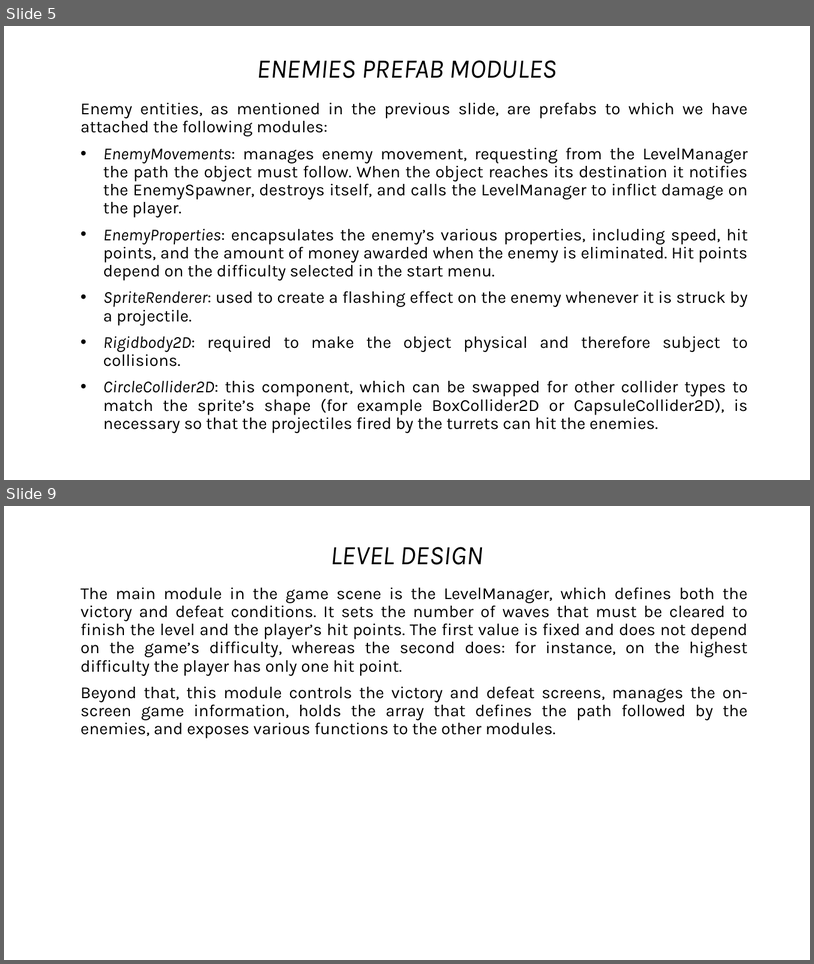
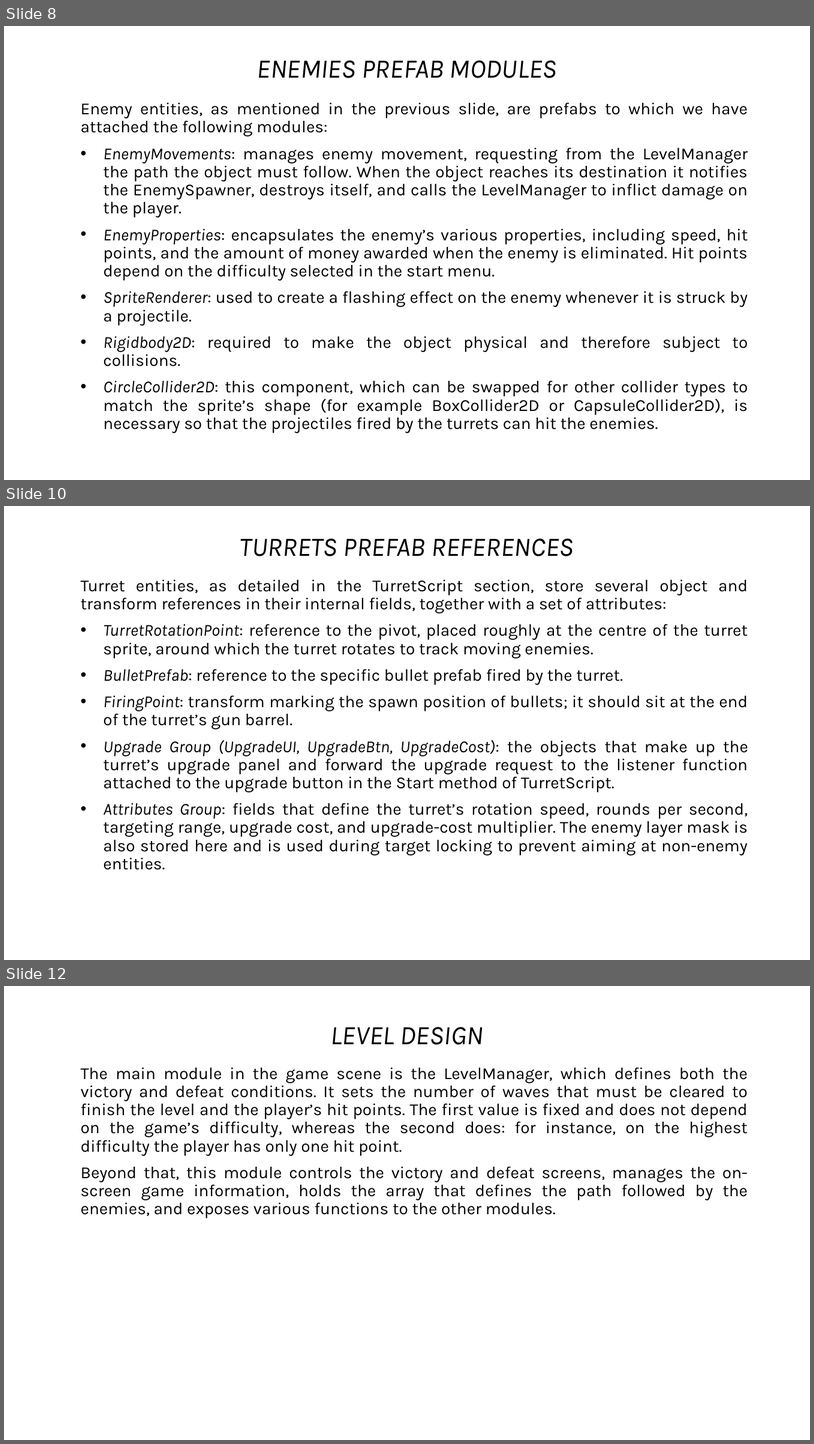
Before and after one commit to DheAnto/TowerDefence, a slide deck: Report Game Dev Eng version.pptx. Shown one above the other, each under a label of ours: slides 5 and 9 before the commit, slides 8, 10 and 12 after it; the slides between them are not shown. The pictures are 814x964 and 814x1444 pixels, drawn with LibreOffice and Linux fonts; fonts in the diff are those of the drawing. Boxes give left, top, right and bottom in pixels: in the first picture for what was removed or moved away, otherwise in the second. Text is boxed around its words. In the diff, an @@ line names an element or a change of style, - is before the commit and + after.

```diff
--- a/Report Game Dev Eng version.pptx
+++ b/Report Game Dev Eng version.pptx
@@ slide 10 added at (4, 506, 810, 960), background #FFFFFF @@
@@ title added at (240, 538, 574, 556), 32 pt, text #000000, italic @@
+TURRETS PREFAB REFERENCES
@@ text added at (81, 579, 749, 870), 20 pt, text #000000 @@
+Turret entities, as detailed in the TurretScript section, store several object and transform references in their internal fields, together with a set of attributes:
+• TurretRotationPoint: reference to the pivot, placed roughly at the centre of the turret sprite, around which the turret rotates to track moving enemies.
+• BulletPrefab: reference to the specific bullet prefab fired by the turret.
+• FiringPoint: transform marking the spawn position of bullets; it should sit at the end of the turret’s gun barrel.
+• Upgrade Group (UpgradeUI, UpgradeBtn, UpgradeCost): the objects that make up the turret’s upgrade panel and forward the upgrade request to the listener function attached to the upgrade button in the Start method of TurretScript.
+• Attributes Group: fields that define the turret’s rotation speed, rounds per second, targeting range, upgrade cost, and upgrade-cost multiplier. The enemy layer mask is also stored here and is used during target locking to prevent aiming at non-enemy entities.
@@ what was slide 5 is now slide 8 @@
@@ what was slide 9 is now slide 12 @@
```
Also in this commit, not shown: 3 slides changed, 3 other slides added, 1 slide removed.
